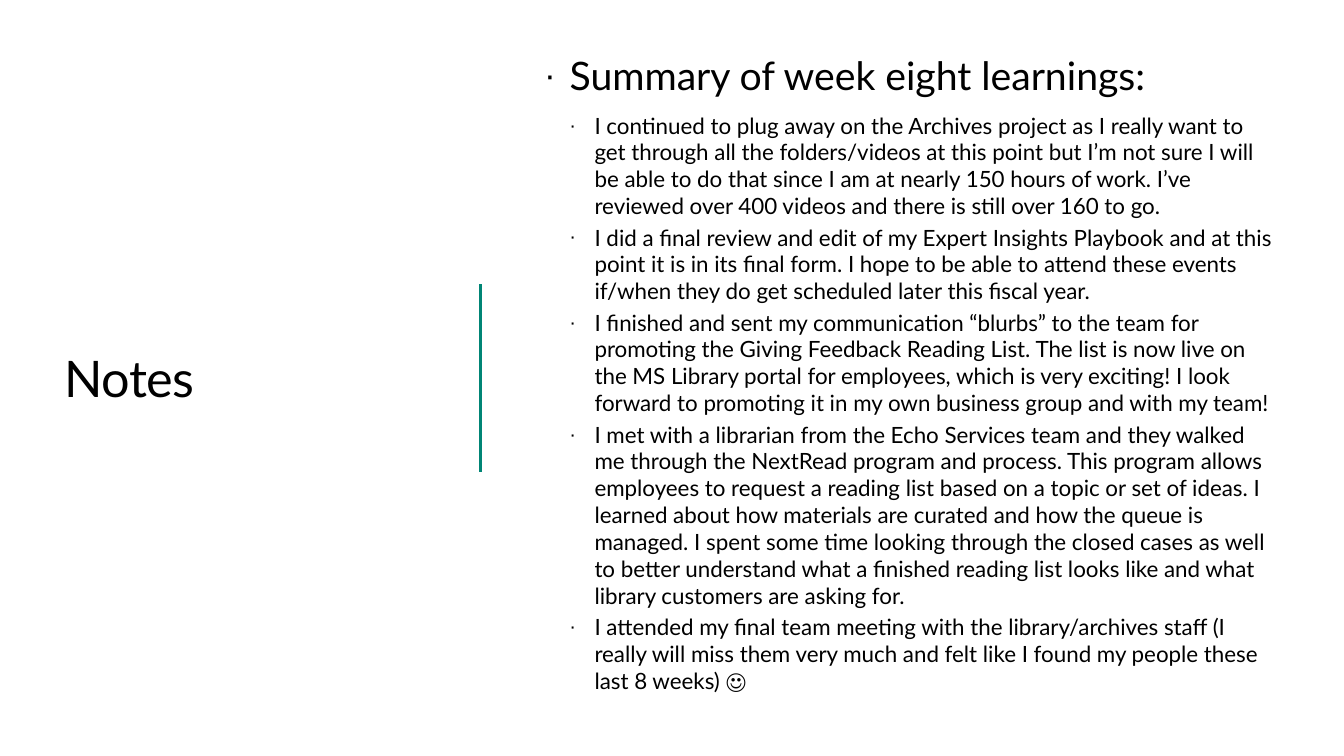
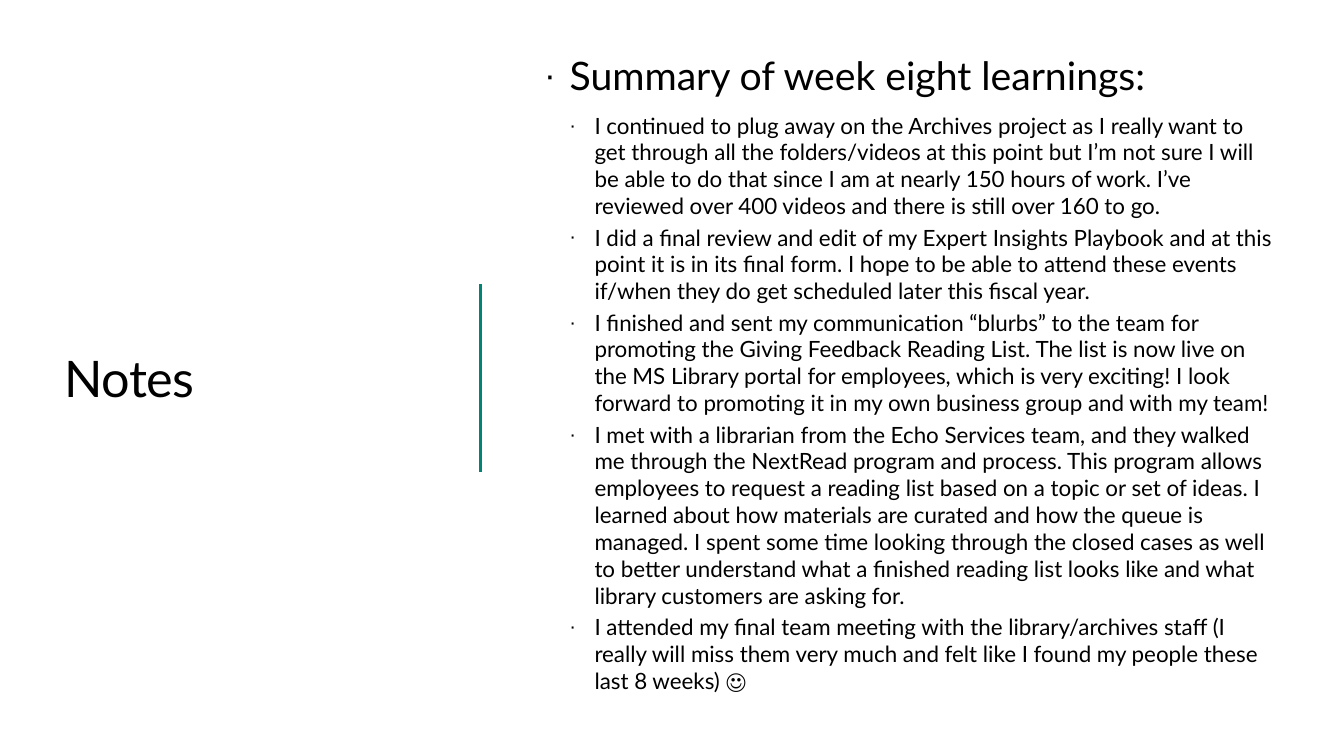
Before and after one commit to ewhinihan/dfw_mslibrary, a slide deck: slide 19 of DFW_MSLibraryArchives_WeeklyLearnings.pptx. Drawn at 1344x756 pixels with LibreOffice and Linux fonts; fonts in the diff are those of the drawing; background and template pictures are left out. Boxes give left, top, right and bottom in pixels: in the first picture for what was removed or moved away, otherwise in the second. Text is boxed around its words. In the diff, an @@ line names an element or a change of style, - is before the commit and + after.

```diff
--- a/DFW_MSLibraryArchives_WeeklyLearnings.pptx
+++ b/DFW_MSLibraryArchives_WeeklyLearnings.pptx
@@ text at (x1=595, y1=426, x2=1265, y2=608): text changed @@
-  · I met with a librarian from the Echo Services team and they walked me through the NextRead program and process. This program allows employees to request a reading list based on a topic or set of ideas. I learned about how materials are curated and how the queue is managed. I spent some time looking through the closed cases as well to better understand what a finished reading list looks like and what library customers are asking for.
+  · I met with a librarian from the Echo Services team, and they walked me through the NextRead program and process. This program allows employees to request a reading list based on a topic or set of ideas. I learned about how materials are curated and how the queue is managed. I spent some time looking through the closed cases as well to better understand what a finished reading list looks like and what library customers are asking for.
```
Also in this commit, not shown: 10 other slides changed, 1 slide added, 1 slide removed.
